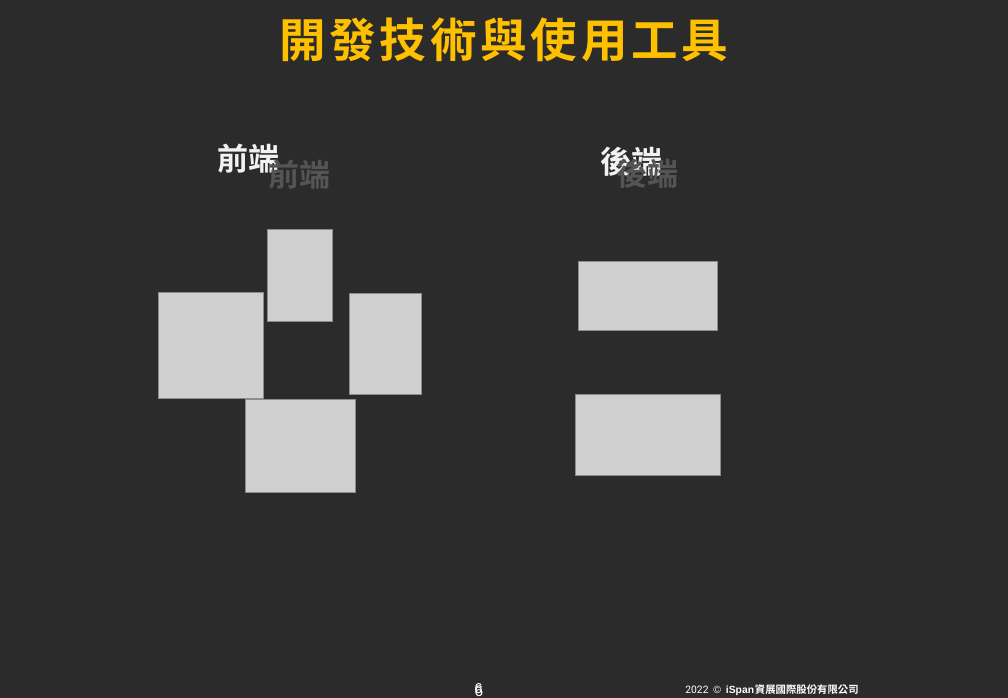
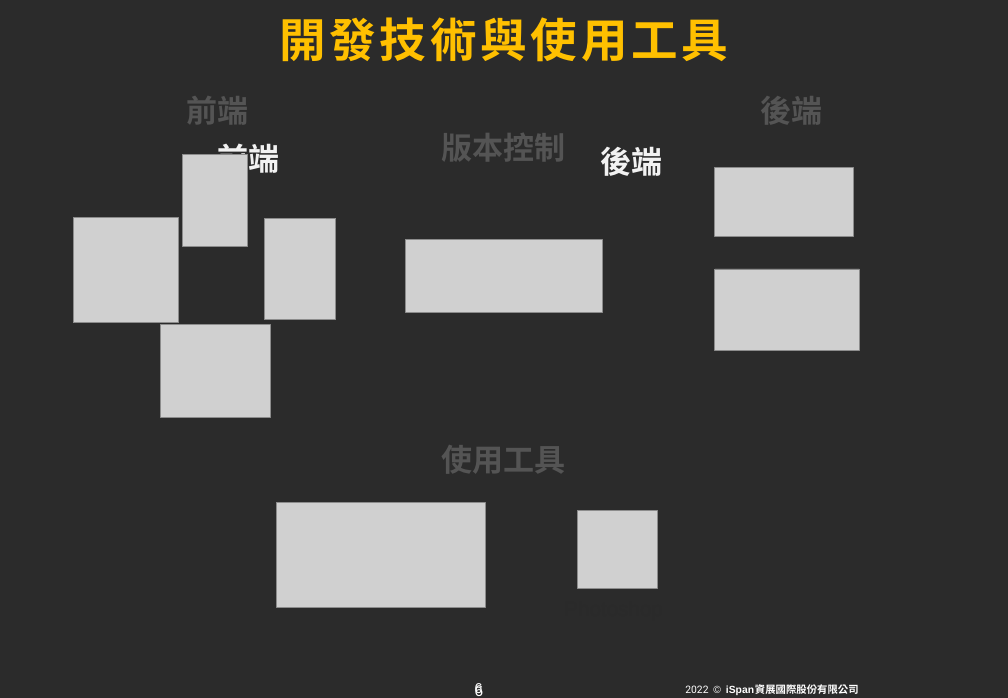
Before and after one commit to Yuchiaoniu/wandering, a slide deck: slide 7 of 葉登發/第四組 浪跡天涯（公版).pptx. Drawn at 1008x698 pixels with LibreOffice and Linux fonts; fonts in the diff are those of the drawing; grey boxes stand for pictures; background and template pictures are left out; a plain dark background stands for a picture behind light text. Boxes give left, top, right and bottom in pixels: in the first picture for what was removed or moved away, otherwise in the second. Text is boxed around its words. In the diff, an @@ line names an element or a change of style, - is before the commit and + after.

```diff
--- a/葉登發/第四組 浪跡天涯（公版).pptx
+++ b/葉登發/第四組 浪跡天涯（公版).pptx
@@ text "前端" rewrapped from box(269, 154, 331, 173) to box(186, 96, 248, 124) @@
@@ text "後端" rewrapped from box(617, 154, 679, 176) to box(760, 87, 822, 132) @@
@@ text added at box(441, 133, 565, 161), 24 pt, text #545454, bold @@
+版本控制
@@ picture: place and size @@
-picture at box(579, 262, 718, 330)
+picture at box(715, 168, 853, 236)
@@ picture added at box(406, 240, 602, 313) @@
@@ picture: place and size @@
-picture at box(576, 395, 721, 476)
+picture at box(715, 269, 860, 350)
@@ 4 pictures: place and size @@
-4 pictures at box(158, 230, 421, 492)
+4 pictures at box(73, 155, 336, 417)
@@ text added at box(441, 445, 565, 473), 24 pt, text #545454, bold @@
+使用工具
@@ picture added at box(277, 503, 486, 607) @@
@@ picture added at box(577, 510, 657, 588) @@
@@ text added at box(556, 591, 693, 625), 16 pt, text #2A2A2A @@
+Photoshop
```
Also in this commit, not shown: 8 other slides changed, 1 slide added, 1 slide removed.
